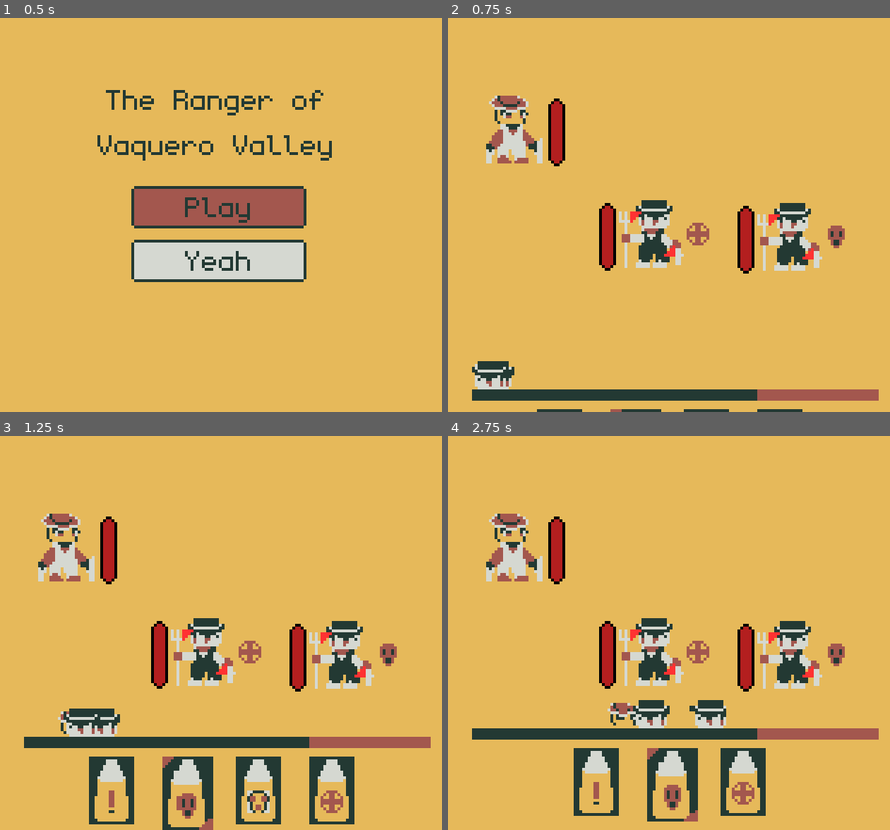
Above: before the commit, frames 1-4 (two rows, left to right).
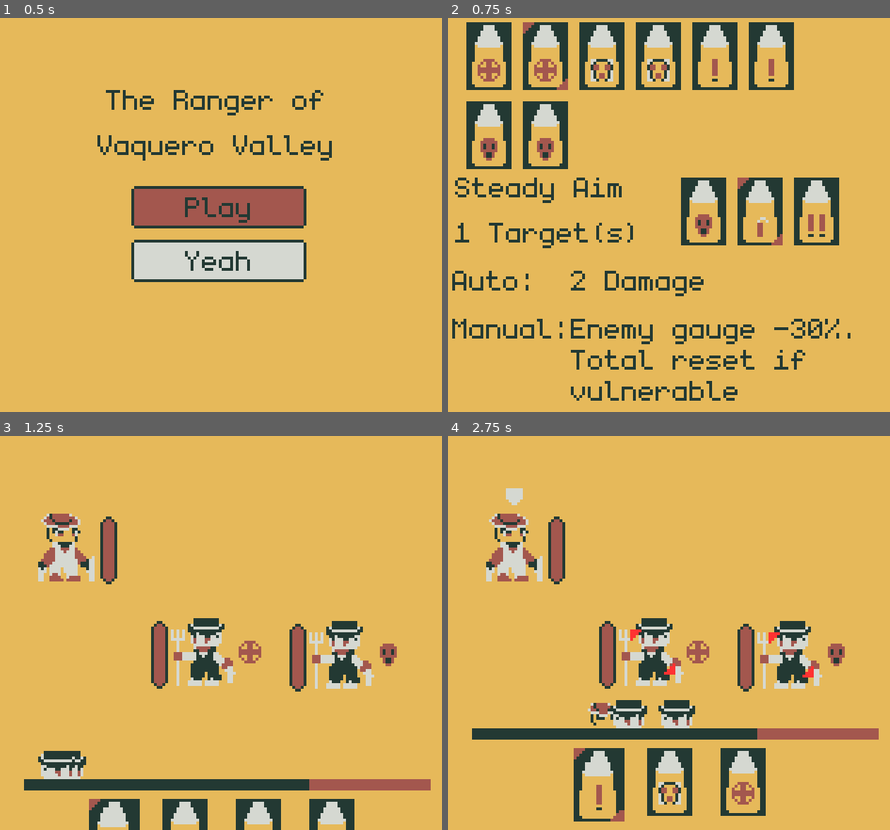
Above: after the commit, the same moments.

Repository: JohnathanRH/GBJAM
Game: Godot game, scene res://screens/main_menu/main_menu.tscn
Same seed, same stepped clock (60 frames per second), same inputs: the game is played once before the commit and once after it.
Inputs:
- Up to frame 1 (0.5 s): no input
- Up to frame 2 (0.75 s): tap Enter (A) at 0.5 s; hold D (pad_right) from 0.53 s (still down); hold ' (B) from 0.53 s (still down)
- Up to frame 3 (1.25 s): keep holding D (pad_right); keep holding ' (B); tap \ (start) at 0.8 s
- Up to frame 4 (2.75 s): release D (pad_right) at 1.28 s; release ' (B) at 1.28 s; hold S (pad_down) 1.28-2.03 s; tap \ (start) at 1.35, 2.3 s; tap ' (B) at 1.55 s; hold D (pad_right) from 2.03 s (still down); hold Enter (A) from 2.03 s (still down)

Frame 1 is identical in both runs. In frame 2, 25% of the frame differs, in the area x 0-98%, y 1-100%; in frame 3, 14%; in frame 4, 5.3%.

Commit message:
Show bullet pick first

Diff:
--- a/wild-west/screens/bullet_pick/bullet_pick.gd
+++ b/wild-west/screens/bullet_pick/bullet_pick.gd
@@ -1,6 +1,7 @@
 extends Node2D
 
 @export var loot_pool: Array[PackedScene]
+@export var loot_amount: int = 3
 var button_scn = preload("res://common/selectable_ui/selectable_bullet.tscn")
 
 var loot_pointer: int = 0:
@@ -8,8 +9,6 @@
 
 func _enter_tree() -> void:
 	var save_file:SaveFile = SaveManager.file
-	save_file.stage_number += 1
-	SaveManager.save()
 
 	var player: PlayerResource = save_file.player_resource
 	$SelectablesContainer.ui_selected.connect(_on_ui_selected)
@@ -19,9 +18,12 @@
 		button.pressed.connect(_on_bullet_selected)
 		$SelectablesContainer.add_child(button)
 
-	for loot: SelectableBullet in $LootContainer.get_children():
-		var bullet_scn = loot_pool.pick_random()
-		loot.bullet_scn = bullet_scn
+	if SaveManager.file.stage_number != 0:
+		for i in loot_amount:
+			var loot_btn: SelectableBullet = button_scn.instantiate()
+			var bullet_scn = loot_pool.pick_random()
+			loot_btn.bullet_scn = bullet_scn
+			$LootContainer.add_child(loot_btn)
 
 func _on_ui_selected(ui: Control) -> void:
 	if ui.has_method("selected"):
--- a/wild-west/screens/bullet_pick/bullet_pick.tscn
+++ b/wild-west/screens/bullet_pick/bullet_pick.tscn
@@ -4,7 +4,6 @@
 [ext_resource type="Script" uid="uid://hx0inbrv3p52" path="res://screens/bullet_pick/bullet_pick.gd" id="1_jsny2"]
 [ext_resource type="PackedScene" uid="uid://on5tcm7rsbvl" path="res://props/bullets/steady_aim/steady_aim_regular.tscn" id="2_myd5j"]
 [ext_resource type="PackedScene" uid="uid://86qyn4h1rpk5" path="res://props/bullets/buckshot/buckshot_regular.tscn" id="3_5nku0"]
-[ext_resource type="PackedScene" uid="uid://dfvy84dnmhjvx" path="res://common/selectable_ui/selectable_bullet.tscn" id="3_qgshg"]
 [ext_resource type="PackedScene" uid="uid://cvnt4mur5gvc2" path="res://props/bullets/piercing_round/piercing_regular.tscn" id="4_tybtc"]
 [ext_resource type="PackedScene" uid="uid://bg7u8bfxkobu8" path="res://props/bullets/warning_shot/warning_shot_regular.tscn" id="5_pupa4"]
 [ext_resource type="PackedScene" uid="uid://cuaul7vq5wh00" path="res://props/bullets/desperado/desperado_regular.tscn" id="6_h8eai"]
@@ -55,15 +54,6 @@
 offset_bottom = 85.0
 columns = 5
 
-[node name="Loot" parent="LootContainer" unique_id=1098614045 instance=ExtResource("3_qgshg")]
-layout_mode = 2
-
-[node name="Loot2" parent="LootContainer" unique_id=384059232 instance=ExtResource("3_qgshg")]
-layout_mode = 2
-
-[node name="Loot3" parent="LootContainer" unique_id=1374029749 instance=ExtResource("3_qgshg")]
-layout_mode = 2
-
 [node name="GridContainer" type="GridContainer" parent="." unique_id=502136881]
 offset_left = 5.0
 offset_top = 90.0
--- a/wild-west/screens/main_game/main_game.gd
+++ b/wild-west/screens/main_game/main_game.gd
@@ -26,4 +26,8 @@
 		if SaveManager.file.stage_number >= Stages.stages.size()-1:
 			get_tree().change_scene_to_file("res://screens/ending/ending_scene.tscn")
 		else:
+			var save_file:SaveFile = SaveManager.file
+			save_file.stage_number += 1
+			SaveManager.save()
+
 			get_tree().change_scene_to_file("res://screens/bullet_pick/bullet_pick.tscn")
--- a/wild-west/screens/main_menu/main_menu.gd
+++ b/wild-west/screens/main_menu/main_menu.gd
@@ -1,7 +1,7 @@
 extends Node2D
 
 func _on_play_pressed() -> void:
-	get_tree().change_scene_to_file("res://screens/main_game/main_game.tscn")
+	get_tree().change_scene_to_file("res://screens/bullet_pick/bullet_pick.tscn")
 
 func _on_options_pressed() -> void:
 	print("Opening your options")
Binary file changed: wild-west/assets/TESTONLY/progress_outline.png
Binary file changed: wild-west/assets/TESTONLY/progress_red.png
